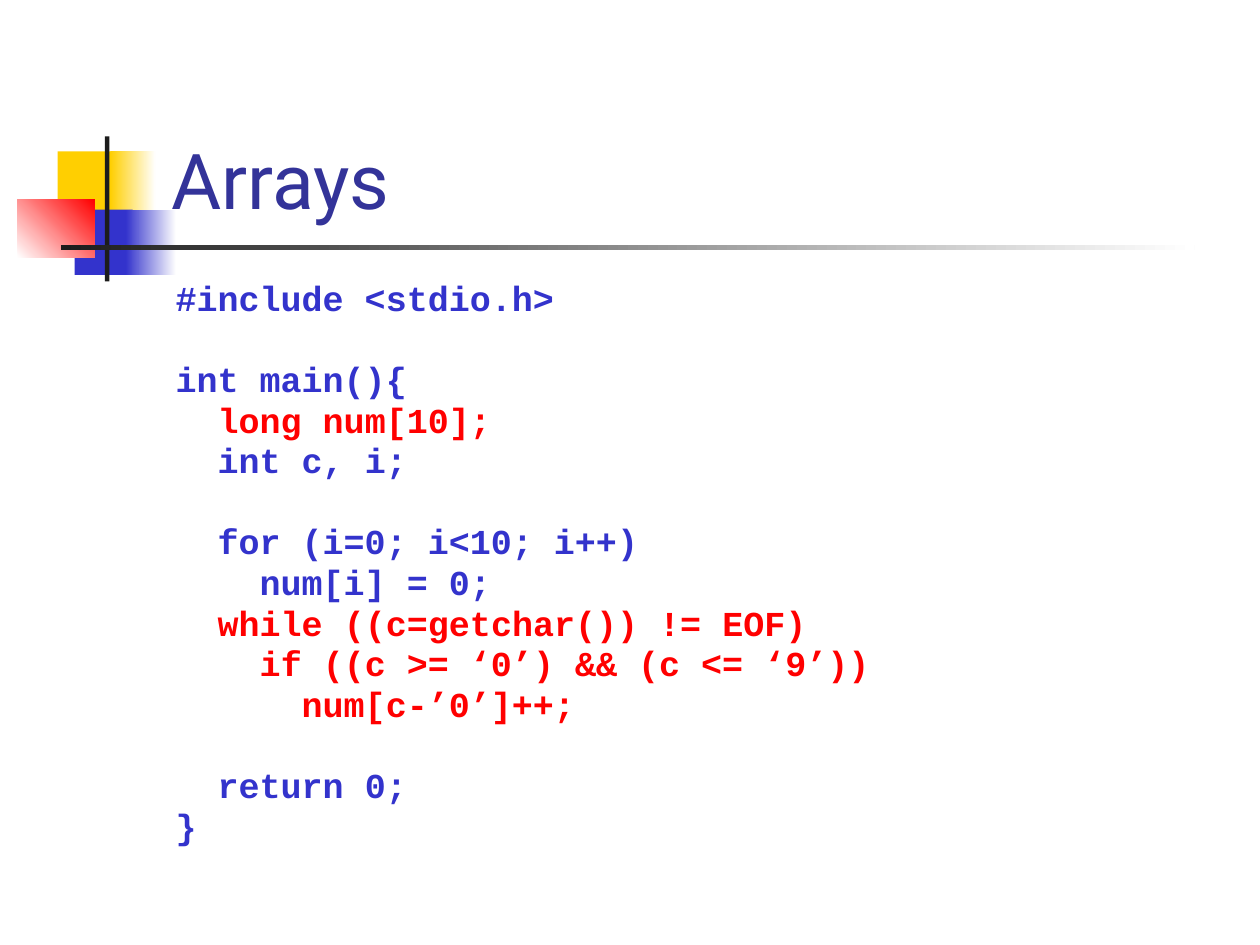
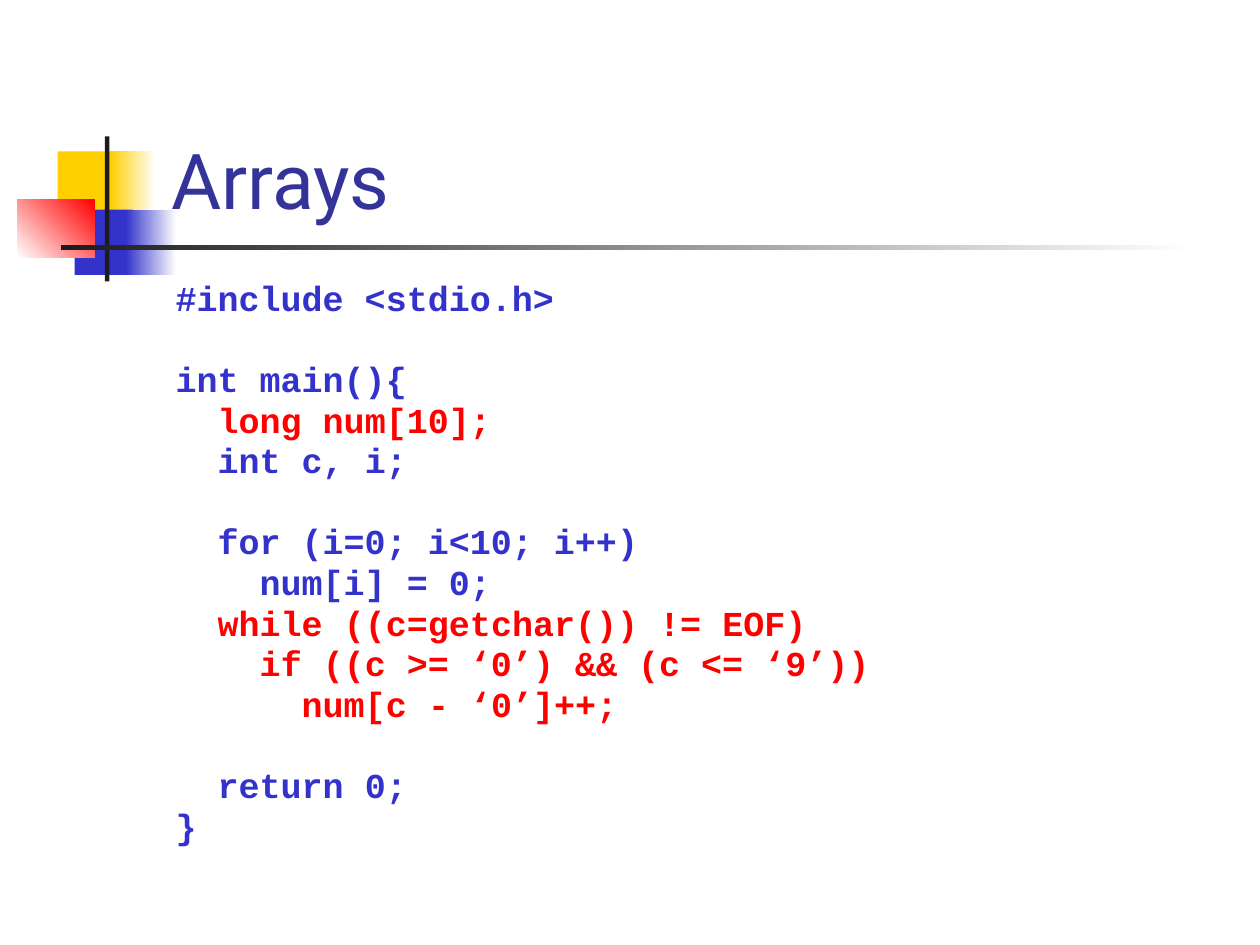
Before and after one commit to csslab-ustc/csslab-ustc.github.io, a slide deck: slide 12 of courses/sysprog/slides/lec02-charIO.pptx. Drawn at 1260x945 pixels with LibreOffice and Linux fonts; fonts in the diff are those of the drawing. Boxes give left, top, right and bottom in pixels: in the first picture for what was removed or moved away, otherwise in the second. Text is boxed around its words. In the diff, an @@ line names an element or a change of style, - is before the commit and + after.

```diff
--- a/courses/sysprog/slides/lec02-charIO.pptx
+++ b/courses/sysprog/slides/lec02-charIO.pptx
@@ text at (302,692,617,725): text changed @@
-num[c-’0’]++;
+num[c - ‘0’]++;
```
Also in this commit, not shown: 6 other slides changed, 28 other files.
